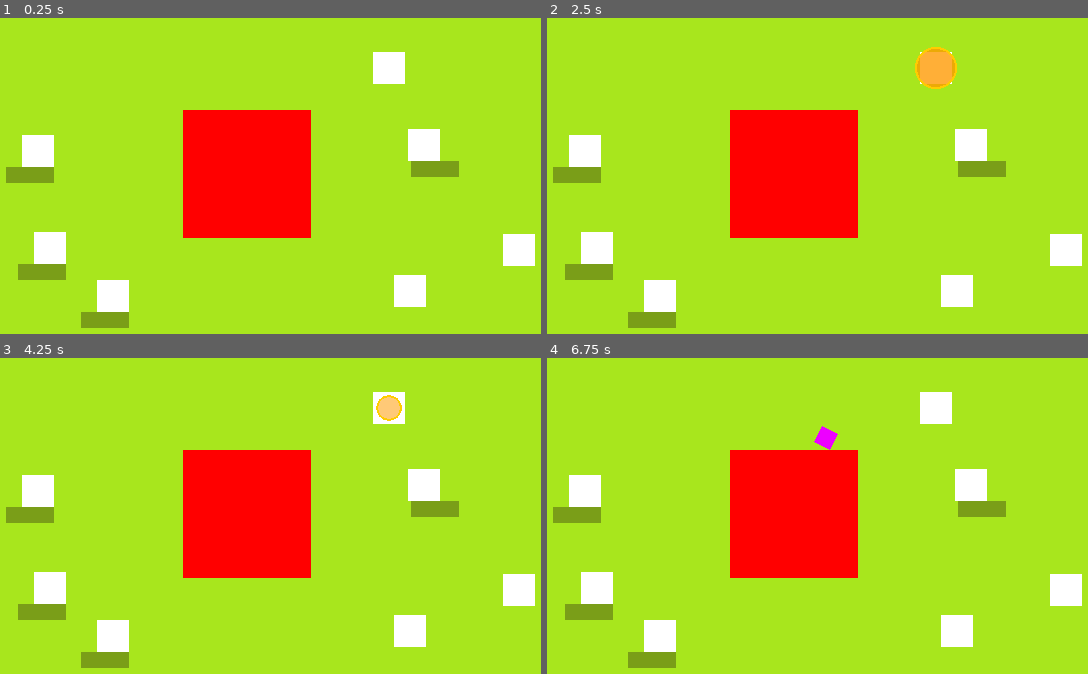
Above: before the commit, frames 1-4 (two rows, left to right).
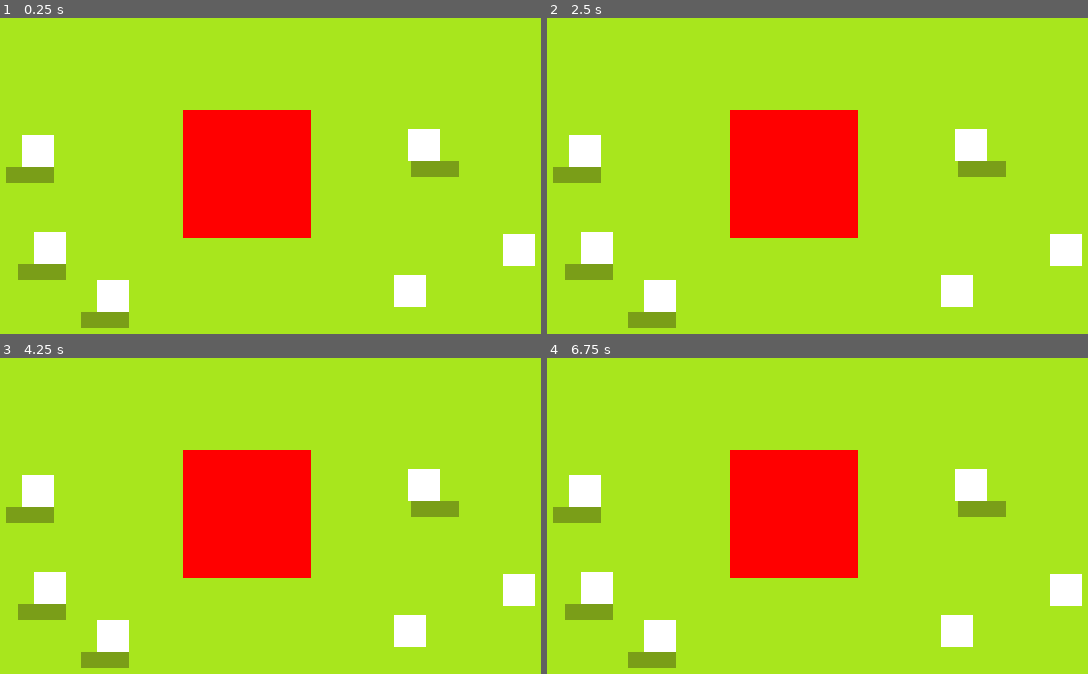
Above: after the commit, the same moments.

Repository: Sukimo/Duck_Tactics
Game: Godot game, scene res://Scene/arena_2d.tscn
Two runs of this game, one before a commit and one after it. Both use one fixed random seed, a clock stepped at 60 frames per second and the inputs below.
Inputs (mouse positions are in pixels of both pictures, inside the frame that each line leads up to):
- Up to frame 1 (0.25 s): no input
- Up to frame 2 (2.5 s): tap Enter at 0.5, 2 s; move the mouse to (968, 153) at 0.52 s; click (968, 153) at 0.67 s; tap Space at 1.25 s; move the mouse to (633, 194) at 1.27 s; click (633, 194) at 1.42 s; move the mouse to (871, 87) at 2.02 s; click (871, 87) at 2.17 s
- Up to frame 3 (4.25 s): move the mouse to (205, 595) at 2.77 s; click (205, 595) at 2.92 s; tap Space at 3.5 s; move the mouse to (486, 572) at 3.52 s; click (486, 572) at 3.67 s
- Up to frame 4 (6.75 s): move the mouse to (552, 452) at 4.27 s; click (552, 452) at 4.42 s; move the mouse to (833, 512) at 5.02 s; click (833, 512) at 5.17 s; tap Enter at 5.75 s; move the mouse to (671, 414) at 5.77 s; click (671, 414) at 5.92 s; move the mouse to (968, 493) at 6.52 s; click (968, 493) at 6.67 s

The runs differ from the first frame. In frame 1, 0.6% of the frame differs, in the area x 68-75%, y 10-21%; in frame 2, 0.8%, in the area x 68-76%, y 9-23%; in frame 3, 0.6%; in frame 4, 0.8%.

Commit message:
[Add] attack_component
separate attack logic from unit

Diff:
--- a/Scene/arena_2d.tscn
+++ b/Scene/arena_2d.tscn
@@ -1,7 +1,6 @@
 [gd_scene format=3 uid="uid://4y65ctapxa7c"]
 
 [ext_resource type="Texture2D" uid="uid://ce6o71538cywk" path="res://cube32.png" id="1_4ecip"]
-[ext_resource type="PackedScene" uid="uid://b5n1lfuy8wd1o" path="res://units/duck.tscn" id="2_bj6xp"]
 [ext_resource type="PackedScene" uid="uid://r0wmacbh07on" path="res://enemies/StructureEnemy .tscn" id="3_bj6xp"]
 [ext_resource type="PackedScene" uid="uid://cyntornrl8nbf" path="res://units/melee_duck.tscn" id="4_xajys"]
 [ext_resource type="PackedScene" uid="uid://dg6buts2tf6ws" path="res://units/range_duck.tscn" id="5_7e173"]
@@ -89,9 +88,6 @@
 grow_vertical = 0
 color = Color(0.3529412, 0.41960785, 0.078431375, 0.5882353)
 
-[node name="Duck" parent="." unique_id=811425380 instance=ExtResource("2_bj6xp")]
-position = Vector2(542, 94)
-
 [node name="StaticBody2D" parent="." unique_id=1750735628 instance=ExtResource("3_bj6xp")]
 position = Vector2(400, 200)
 
--- /dev/null
+++ b/components/attack_component.gd
@@ -0,0 +1,43 @@
+extends Node
+class_name AttackComponent
+
+@export var attack_range: float = 60.0
+@export var attack_damage: int = 10
+@export var attack_speed: float = 1.0  # attacks/sec
+@export var target_group: String = ""  # "enemies" or "ducks"
+
+var _cooldown: float = 0.0
+var _owner_node: Node2D = null
+
+func _ready() -> void:
+	_owner_node = get_parent() as Node2D
+
+func _process(delta: float) -> void:
+	_cooldown -= delta
+
+func try_attack() -> void:
+	if _cooldown > 0.0:
+		return
+	var target = _find_nearest()
+	if target == null:
+		return
+	var dist = _owner_node.global_position.distance_to(target.global_position)
+	if dist <= attack_range:
+		do_attack(target)
+		_cooldown = 1.0 / attack_speed
+
+# Override in children
+func do_attack(target: Node2D) -> void:
+	pass
+
+func _find_nearest() -> Node2D:
+	var best: Node2D = null
+	var best_dist: float = attack_range
+	for unit in get_tree().get_nodes_in_group(target_group):
+		if not unit is Node2D:
+			continue
+		var d := _owner_node.global_position.distance_to((unit as Node2D).global_position)
+		if d <= best_dist:
+			best_dist = d
+			best = unit
+	return best
--- /dev/null
+++ b/components/melee_attack.gd
@@ -0,0 +1,46 @@
+extends AttackComponent
+class_name MeleeAttackComponent
+
+## How long the flash box stays visible (seconds)
+@export var flash_duration: float = 0.15
+@export var flash_color: Color = Color(1, 0.2, 0.2, 0.6)  # red-ish
+@export var flash_size: Vector2 = Vector2(32, 32)
+
+var _flash_timer: float = 0.0
+var _flash_pos: Vector2 = Vector2.ZERO
+var _flash_active: bool = false
+
+func do_attack(target: Node2D) -> void:
+	if target.has_method("take_damage"):
+		target.take_damage(attack_damage)
+
+	# trigger flash at target position
+	_flash_pos = target.global_position
+	_flash_active = true
+	_flash_timer = flash_duration
+
+	print("[Melee] %s hit %s for %d" % [_owner_node.name, target.name, attack_damage])
+
+func _process(delta: float) -> void:
+	super._process(delta)  # keep cooldown ticking
+
+	if _flash_active:
+		_flash_timer -= delta
+		if _flash_timer <= 0.0:
+			_flash_active = false
+		_owner_node.queue_redraw()  # tell owner to redraw every frame
+
+func draw_debug(canvas: Node2D) -> void:
+	if not _flash_active:
+		return
+
+	# fade out over lifetime
+	var t: float = clamp(_flash_timer / flash_duration, 0.0, 1.0)
+	var alpha: float = t * flash_color.a
+	var col := Color(flash_color.r, flash_color.g, flash_color.b, alpha)
+
+	# draw in local space of owner
+	var local_pos: Vector2 = canvas.to_local(_flash_pos)
+	var half := flash_size / 2.0
+	canvas.draw_rect(Rect2(local_pos - half, flash_size), col)
+	canvas.draw_rect(Rect2(local_pos - half, flash_size), Color(1, 1, 1, t * 0.8), false, 1.5)
--- /dev/null
+++ b/components/range_attack.gd
@@ -0,0 +1,30 @@
+extends AttackComponent
+class_name RangeAttackComponent
+
+const PROJECTILE_SCENE := "res://projectile/Projectile.tscn"
+@export var projectile_speed: float = 300.0
+
+var _projectile_scene: PackedScene = null
+
+func _ready() -> void:
+	super._ready()
+	if ResourceLoader.exists(PROJECTILE_SCENE):
+		_projectile_scene = load(PROJECTILE_SCENE)
+
+func do_attack(target: Node2D) -> void:
+	if _projectile_scene == null:
+		return
+	var start := _owner_node.global_position
+	var t_pos := target.global_position
+	var travel := start.distance_to(t_pos) / projectile_speed
+	var vel := Vector2.ZERO
+	if target.get("velocity") != null:
+		vel = target.velocity
+	var predicted := t_pos + vel * travel
+
+	var proj = _projectile_scene.instantiate()
+	get_tree().current_scene.add_child(proj)
+	if proj.get("damage") != null:
+		proj.damage = attack_damage
+	if proj.has_method("init"):
+		proj.call("init", target, start, predicted)
--- a/units/duck.gd
+++ b/units/duck.gd
@@ -13,6 +13,8 @@
 #node refs
 @onready var sprite: Sprite2D = $Sprite2D
 @onready var nav_agent: NavigationAgent2D =$NavAgent
+@onready var attack_component: AttackComponent = $AttackComponent  # add child node in scene
+
 
 var hp: int
 var _selected: bool =false
@@ -29,6 +31,10 @@
 
 	set_process_input(true)
 	set_physics_process(true)
+
+func _draw() -> void:
+	if attack_component and attack_component.has_method("draw_debug"):
+		attack_component.draw_debug(self)
 
 # input
 func _input(event: InputEvent) -> void:
@@ -53,6 +59,7 @@
 
 #physics process
 func _physics_process(delta: float) -> void:
+	attack_component.try_attack()
 	_attack_cooldown -= delta
 
 	#auto-attack: find enemy, attack if in range
--- a/units/melee_duck.gd
+++ b/units/melee_duck.gd
@@ -1,7 +1,2 @@
 extends BaseDuck
 class_name MeleeDuck
-
-func attack(target: Node2D)-> void:
-	if target.has_method("take_damage"):
-		target.take_damage(attack_damage)
-	print("[MeleeDuck] %s hit %s for %d" % [name, target.name, attack_damage])
--- a/units/melee_duck.tscn
+++ b/units/melee_duck.tscn
@@ -2,6 +2,7 @@
 
 [ext_resource type="Script" uid="uid://ctvlk57sns1bt" path="res://units/melee_duck.gd" id="1_fydtf"]
 [ext_resource type="Texture2D" uid="uid://ce6o71538cywk" path="res://cube32.png" id="2_vt4yn"]
+[ext_resource type="Script" uid="uid://dufoubqahcdi" path="res://components/melee_attack.gd" id="3_vt4yn"]
 
 [sub_resource type="RectangleShape2D" id="RectangleShape2D_txoiq"]
 size = Vector2(32, 32)
@@ -16,3 +17,10 @@
 shape = SubResource("RectangleShape2D_txoiq")
 
 [node name="NavAgent" type="NavigationAgent2D" parent="." unique_id=964559432]
+
+[node name="AttackComponent" type="Node" parent="." unique_id=1904844528]
+script = ExtResource("3_vt4yn")
+flash_duration = 1.0
+attack_range = 45.0
+attack_damage = 25
+target_group = "enemies"
--- a/units/range_duck.gd
+++ b/units/range_duck.gd
@@ -1,31 +1,2 @@
 extends BaseDuck
 class_name  RangeDuck
-
-const PROJECTILE_SCENE := "res://projectile/Projectile.tscn"
-var _projectile_scene: PackedScene =null
-
-func _ready() -> void:
-	super._ready()
-	attack_range = 200.0
-	if ResourceLoader.exists(PROJECTILE_SCENE):
-		_projectile_scene =load(PROJECTILE_SCENE)
-
-func attack(target: Node2D)-> void:
-	if _projectile_scene == null:
-		return
-	var start := global_position
-	var duck_pos := target.global_position
-	var dist := start.distance_to(duck_pos)
-	var travel_time := dist / 300.0
-
-	var target_vel := Vector2.ZERO
-	if target.get("velocity") !=null:
-		target_vel =target.velocity
-	var predicted_pos := duck_pos + target_vel * travel_time
-
-	var proj: Node = _projectile_scene.instantiate()
-	get_tree().current_scene.add_child(proj)
-	if proj.get("damage") !=null:
-		proj.damage =attack_damage
-	if proj.has_method("init"):
-		proj.call("init", target, start,predicted_pos)
--- a/units/range_duck.tscn
+++ b/units/range_duck.tscn
@@ -2,6 +2,7 @@
 
 [ext_resource type="Script" uid="uid://bqosdplvx2qo5" path="res://units/range_duck.gd" id="1_8fxrk"]
 [ext_resource type="Texture2D" uid="uid://ce6o71538cywk" path="res://cube32.png" id="2_xd7ve"]
+[ext_resource type="Script" uid="uid://c7w68xdn0asqh" path="res://components/range_attack.gd" id="3_xd7ve"]
 
 [sub_resource type="RectangleShape2D" id="RectangleShape2D_txoiq"]
 size = Vector2(32, 32)
@@ -16,3 +17,11 @@
 shape = SubResource("RectangleShape2D_txoiq")
 
 [node name="NavAgent" type="NavigationAgent2D" parent="." unique_id=964559432]
+
+[node name="AttackComponent" type="Node" parent="." unique_id=189820681]
+script = ExtResource("3_xd7ve")
+projectile_speed = 200.0
+attack_range = 200.0
+attack_damage = 12
+attack_speed = 0.8
+target_group = "enemies"
